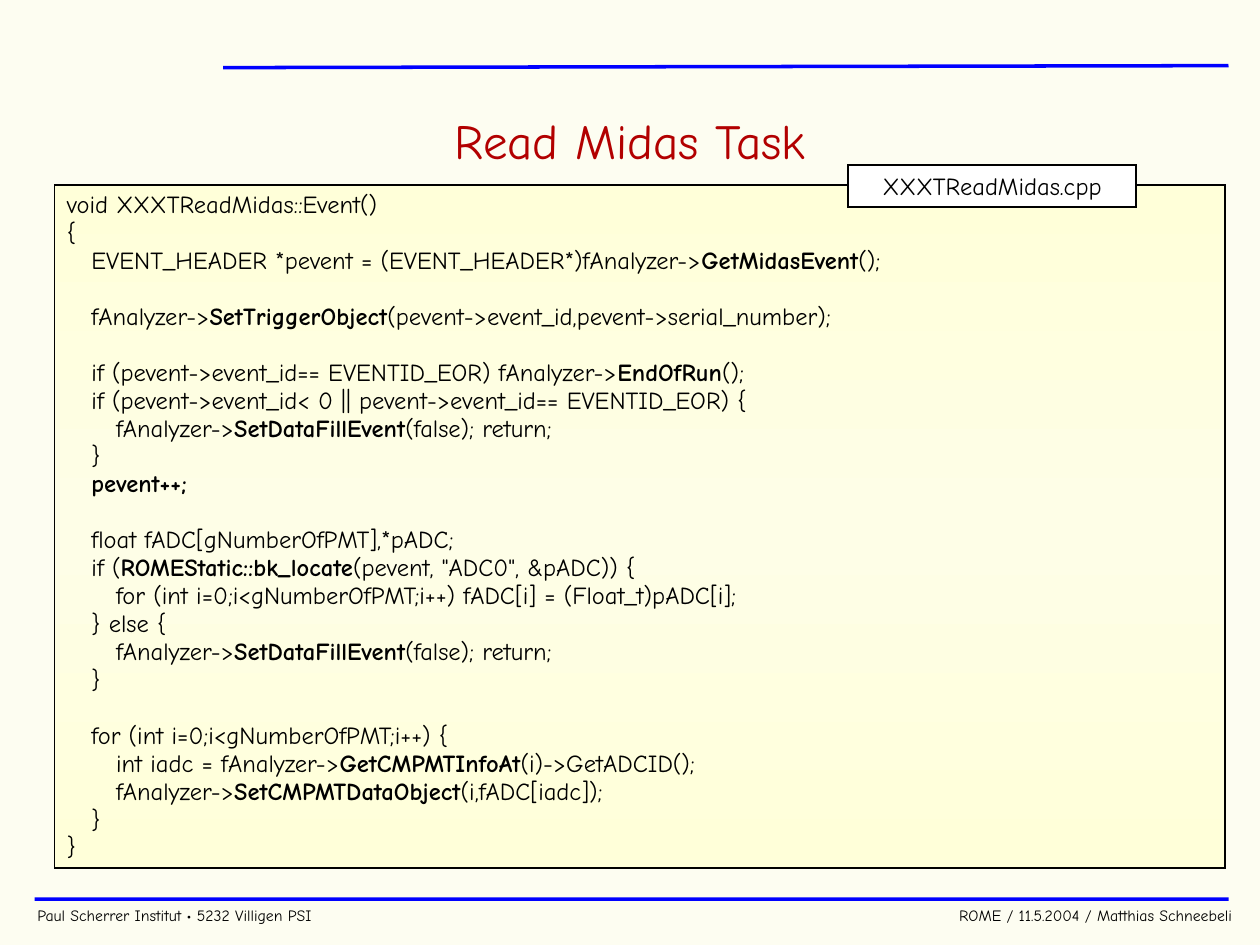
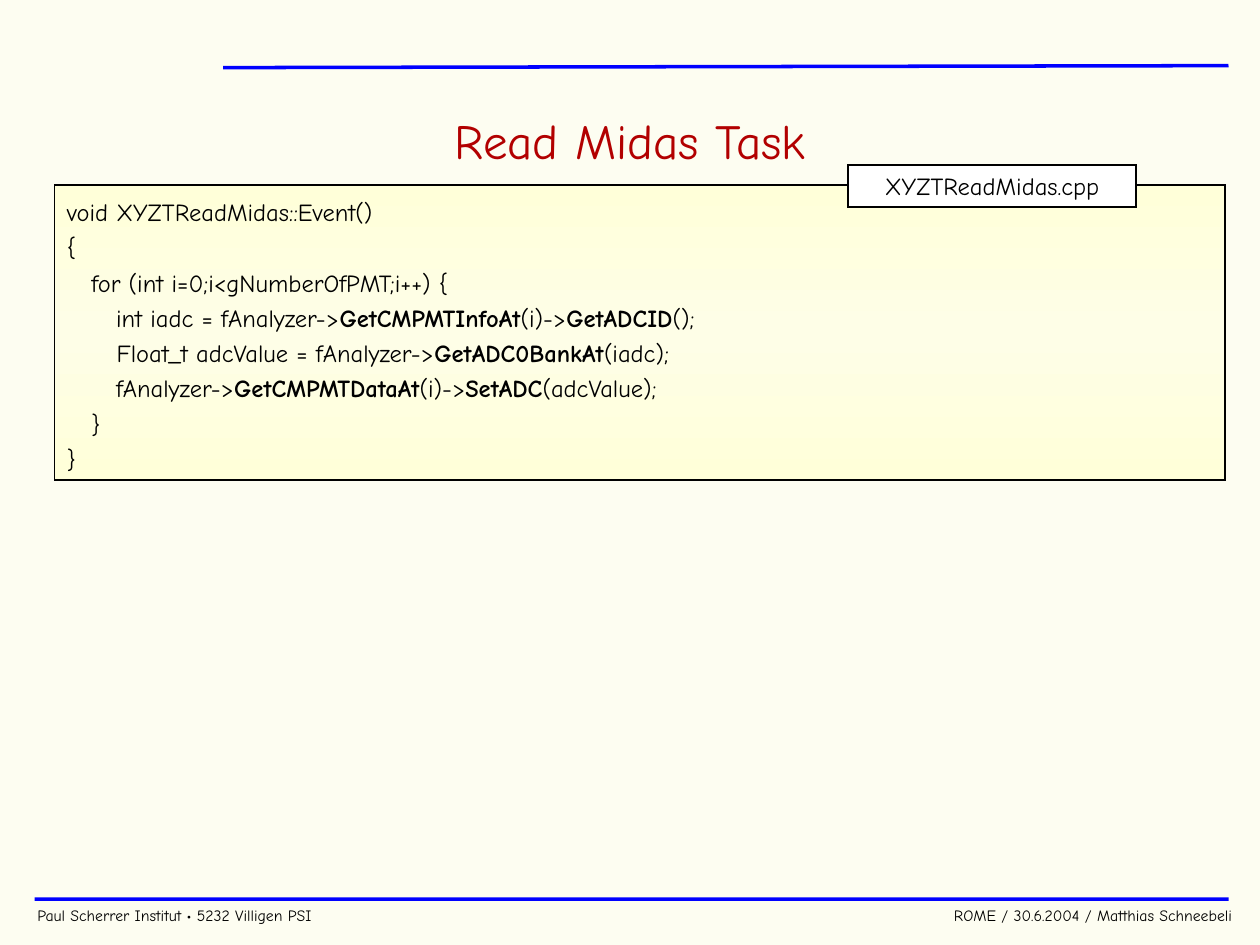
Before and after one commit to cjpl/rome, a slide deck: slide 29 of documentation/ROME.ppt (slide 24 before the commit). Drawn at 1260x945 pixels with LibreOffice and Linux fonts; fonts in the diff are those of the drawing; background and template pictures are left out. Boxes give left, top, right and bottom in pixels: in the first picture for what was removed or moved away, otherwise in the second. Text is boxed around its words. In the diff, an @@ line names an element or a change of style, - is before the commit and + after.

```diff
--- a/documentation/ROME.ppt
+++ b/documentation/ROME.ppt
@@ text in rectangle at (x1=885, y1=178, x2=1099, y2=200): text changed @@
-XXXTReadMidas.cpp
+XYZTReadMidas.cpp
@@ rectangle removed at (x1=54, y1=185, x2=1225, y2=868) @@
-void XXXTReadMidas::Event()
-{
-EVENT_HEADER *pevent = (EVENT_HEADER*)fAnalyzer->GetMidasEvent();
-fAnalyzer->SetTriggerObject(pevent->event_id,pevent->serial_number);
-if (pevent->event_id== EVENTID_EOR) fAnalyzer->EndOfRun();
-if (pevent->event_id< 0 || pevent->event_id== EVENTID_EOR) {
-fAnalyzer->SetDataFillEvent(false); return;
-}
-pevent++;
-float fADC[gNumberOfPMT],*pADC;
-if (ROMEStatic::bk_locate(pevent, "ADC0", &pADC)) {
-for (int i=0;i<gNumberOfPMT;i++) fADC[i] = (Float_t)pADC[i];
-} else {
-fAnalyzer->SetDataFillEvent(false); return;
-}
-for (int i=0;i<gNumberOfPMT;i++) {
-int iadc = fAnalyzer->GetCMPMTInfoAt(i)->GetADCID();
-fAnalyzer->SetCMPMTDataObject(i,fADC[iadc]);
-}
-}
@@ rectangle added at (x1=54, y1=185, x2=1225, y2=480), fill gradient #FFFFD9 to #FEFEE7, outline #000000 0.99 pt, 14 pt, text #000000 @@
+void XYZTReadMidas::Event()
+{
+for (int i=0;i<gNumberOfPMT;i++) {
+int iadc = fAnalyzer->GetCMPMTInfoAt(i)->GetADCID();
+Float_t adcValue = fAnalyzer->GetADC0BankAt(iadc);
+fAnalyzer->GetCMPMTDataAt(i)->SetADC(adcValue);
+}
+}
@@ text at (x1=37, y1=910, x2=1232, y2=924): text changed @@
-Paul Scherrer Institut • 5232 Villigen PSI ROME / 11.5.2004 / Matthias Schneebeli
+Paul Scherrer Institut • 5232 Villigen PSI ROME / 30.6.2004 / Matthias Schneebeli
```
Also in this commit, not shown: 28 other slides changed, 5 slides added, 1 slide removed, 48 other files.
